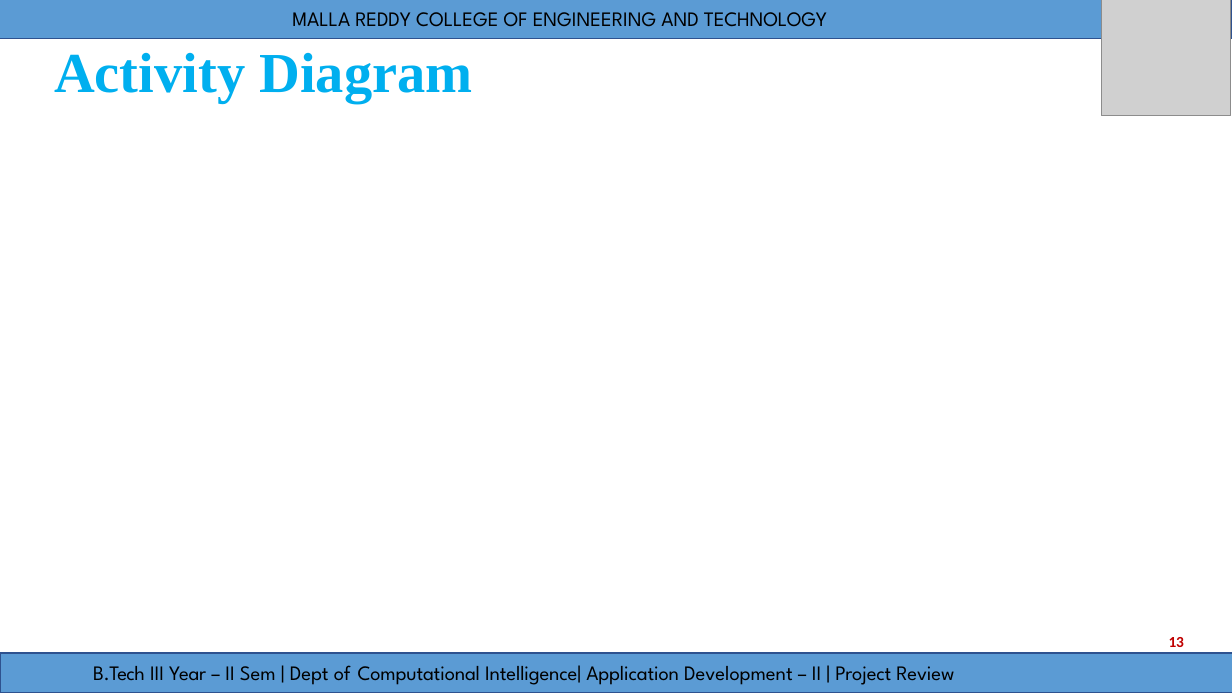
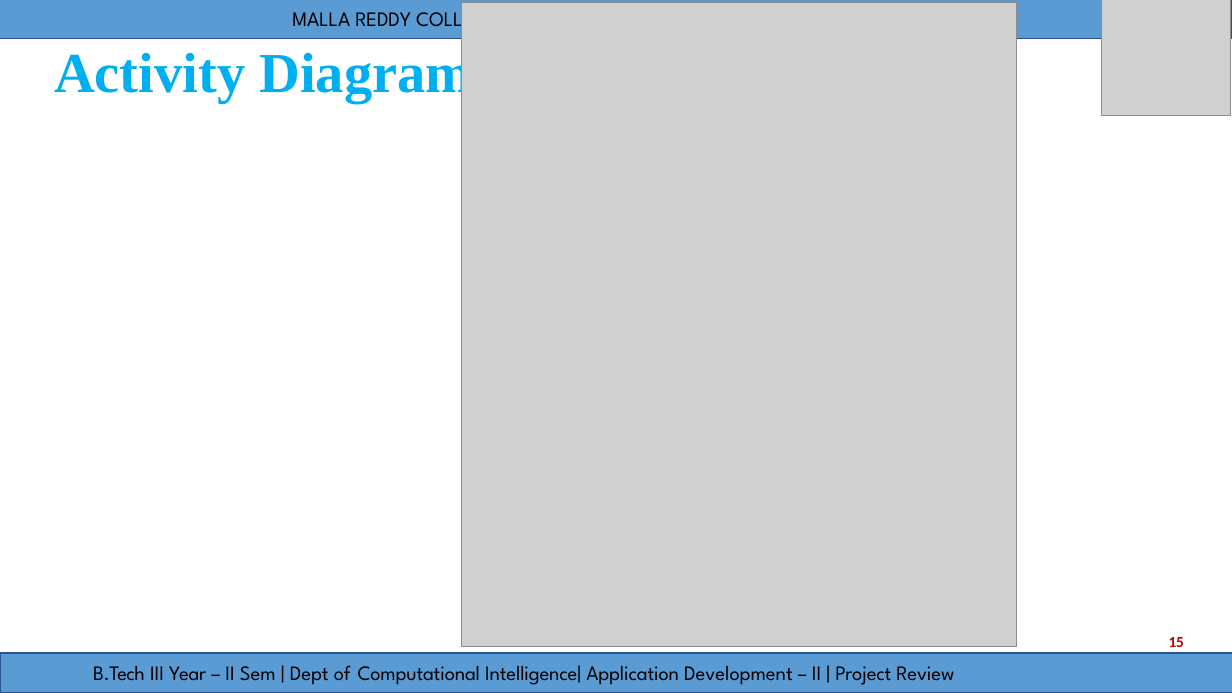
Before and after one commit to Nikhith-08/FitFusion, a slide deck: slide 15 of Documentation/PPT/FitFusion_Updated.pptx (slide 13 before the commit). Drawn at 1232x693 pixels with LibreOffice and Linux fonts; fonts in the diff are those of the drawing; grey boxes stand for pictures. Boxes give left, top, right and bottom in pixels: in the first picture for what was removed or moved away, otherwise in the second. Text is boxed around its words. In the diff, an @@ line names an element or a change of style, - is before the commit and + after.

```diff
--- a/Documentation/PPT/FitFusion_Updated.pptx
+++ b/Documentation/PPT/FitFusion_Updated.pptx
@@ picture added at <box>462,2,1017,647</box> @@
@@ page number at <box>1169,637,1184,647</box>: text changed @@
-13
+15
```
Also in this commit, not shown: 5 other slides changed, 31 other files.
